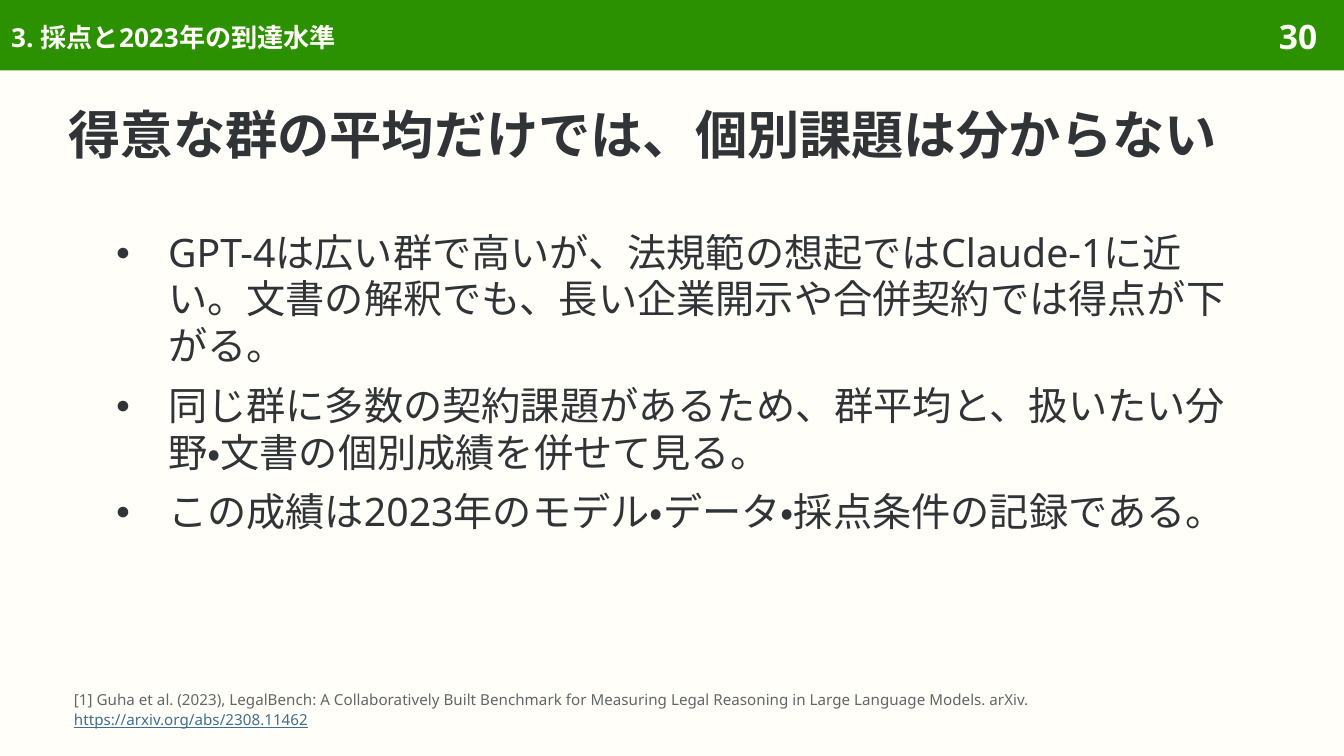
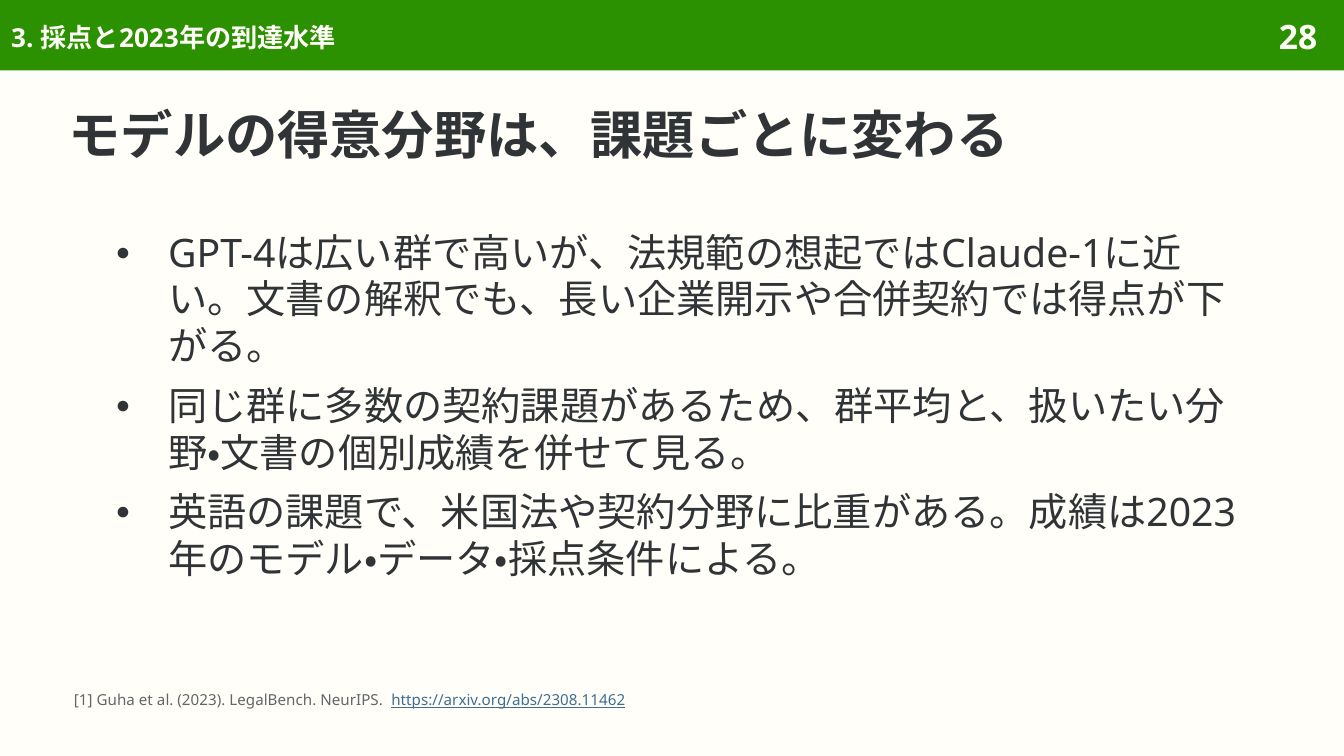
Before and after one commit to sasakiy84/datasets-in-10-minutes, a slide deck: slide 28 of slides/datasets-in-10-minutes-legalbench.pptx (slide 30 before the commit). Drawn at 1344x756 pixels with LibreOffice and Linux fonts; fonts in the diff are those of the drawing. Boxes give left, top, right and bottom in pixels: in the first picture for what was removed or moved away, otherwise in the second. Text is boxed around its words. In the diff, an @@ line names an element or a change of style, - is before the commit and + after.

Commit message:
Rebuild LegalBench slides around legal tasks and original evaluation

```diff
--- a/slides/datasets-in-10-minutes-legalbench.pptx
+++ b/slides/datasets-in-10-minutes-legalbench.pptx
@@ page number at (1279,24,1317,50): text changed @@
-30
+28
@@ title at (69,108,1009,159): text changed @@
-得意な群の平均だけでは、個別課題は分からない
+モデルの得意分野は、課題ごとに変わる
@@ text at (168,493,1236,576): text changed @@
-● この成績は2023年のモデル・データ・採点条件の記録である。
+● 英語の課題で、米国法や契約分野に比重がある。成績は2023年のモデル・データ・採点条件による。
@@ text at (74,693,625,709): text changed @@
-[1] Guha et al. (2023), LegalBench: A Collaboratively Built Benchmark for Measuring Legal Reasoning in Large Language Models. arXiv.
-https://arxiv.org/abs/2308.11462
+[1] Guha et al. (2023). LegalBench. NeurIPS. https://arxiv.org/abs/2308.11462
```
Also in this commit, not shown: 48 other slides changed, 30 slides removed, 43 other files.
